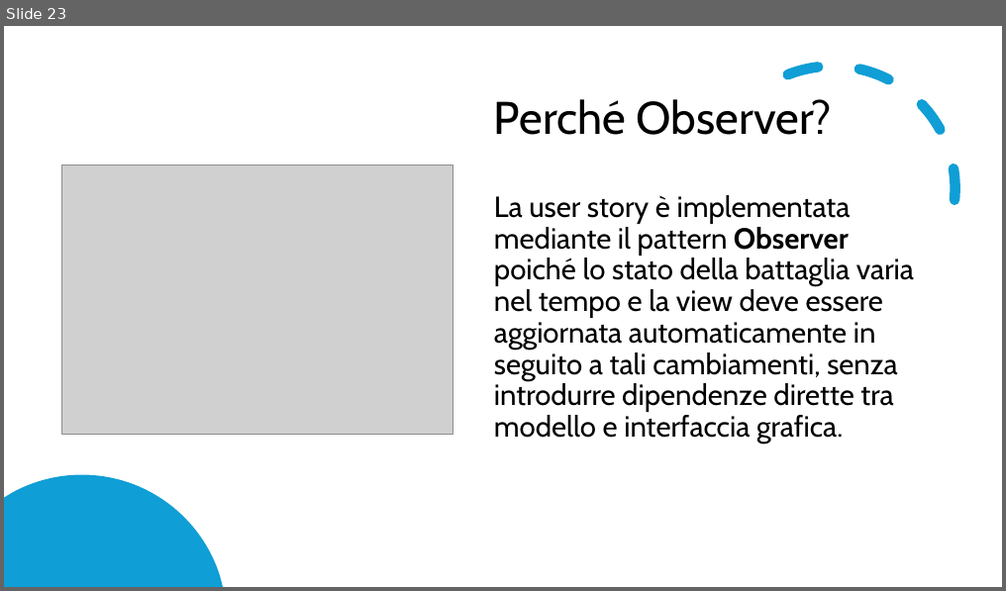
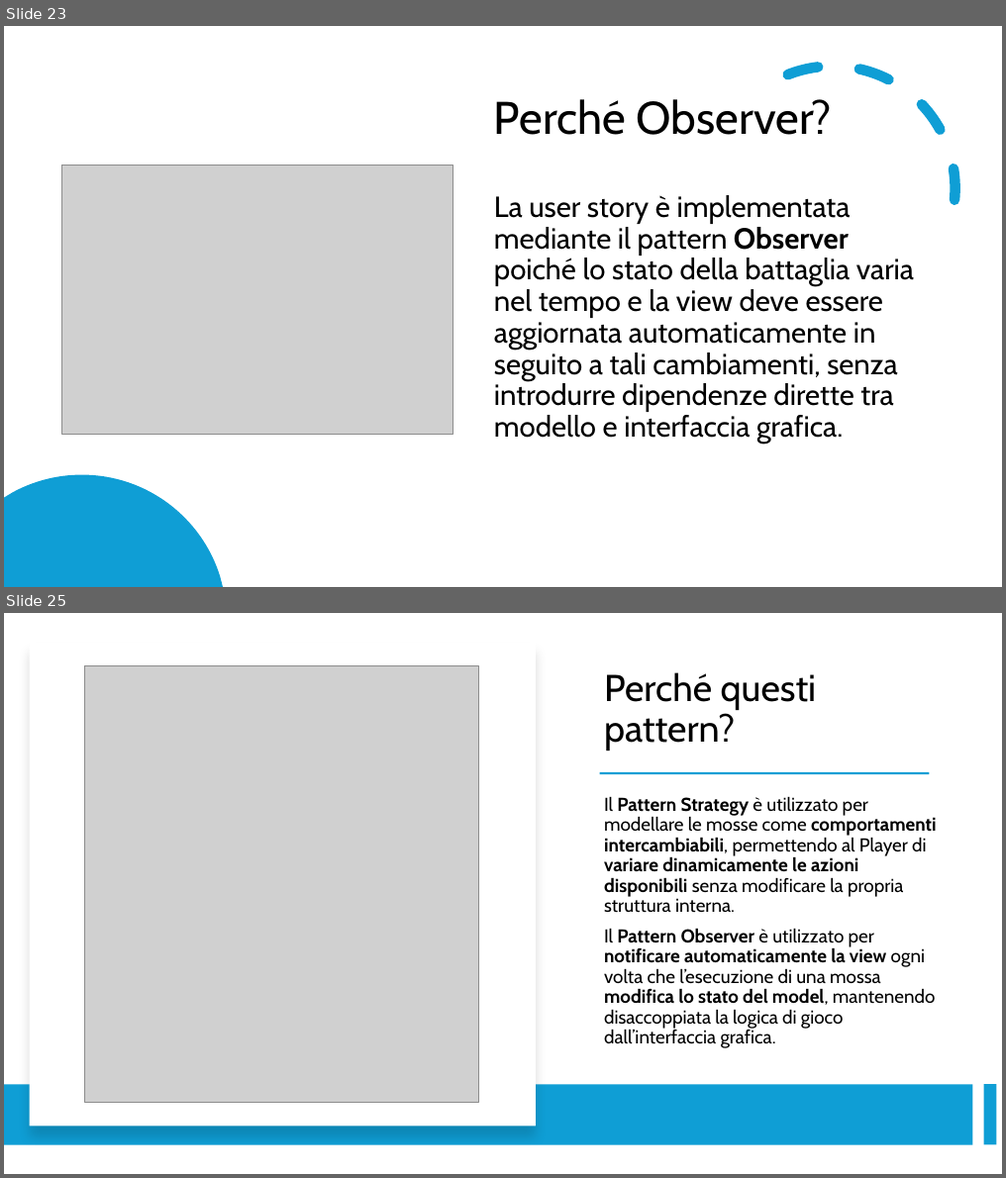
Before and after one commit to samMM-cs/iss-team2, a slide deck: Revisione.pptx. Shown one above the other, each under a label of ours: slide 23 before the commit, slides 23 and 25 after it; the slides between them are not shown. The pictures are 1006x591 and 1006x1178 pixels, drawn with LibreOffice and Linux fonts; fonts in the diff are those of the drawing; grey boxes stand for pictures. Boxes give left, top, right and bottom in pixels: in the first picture for what was removed or moved away, otherwise in the second. Text is boxed around its words. In the diff, an @@ line names an element or a change of style, - is before the commit and + after.

```diff
--- a/Revisione.pptx
+++ b/Revisione.pptx
@@ slide 25 added at [4, 613, 1002, 1174], background #FFFFFF @@
@@ rectangle added at [30, 642, 536, 1127], fill #FFFFFF @@
@@ picture added at [84, 666, 478, 1102] @@
@@ title added at [604, 672, 817, 751], 36 pt, text #000000 @@
+Perché questi pattern?
@@ rectangle added at [600, 772, 930, 774], fill #0F9ED5 @@
@@ text added at [604, 796, 937, 1049], 18 pt, text #000000 @@
+Il Pattern Strategy è utilizzato per modellare le mosse come comportamenti intercambiabili, permettendo al Player di variare dinamicamente le azioni disponibili senza modificare la propria struttura interna.
+Il Pattern Observer è utilizzato per notificare automaticamente la view ogni volta che l’esecuzione di una mossa modifica lo stato del model, mantenendo disaccoppiata la logica di gioco dall’interfaccia grafica.
@@ rectangle added at [4, 1085, 973, 1146], fill #0F9ED5 @@
@@ rectangle added at [984, 1084, 997, 1146], fill #0F9ED5 @@
```
Also in this commit, not shown: 3 other slides added, 2 other files.
